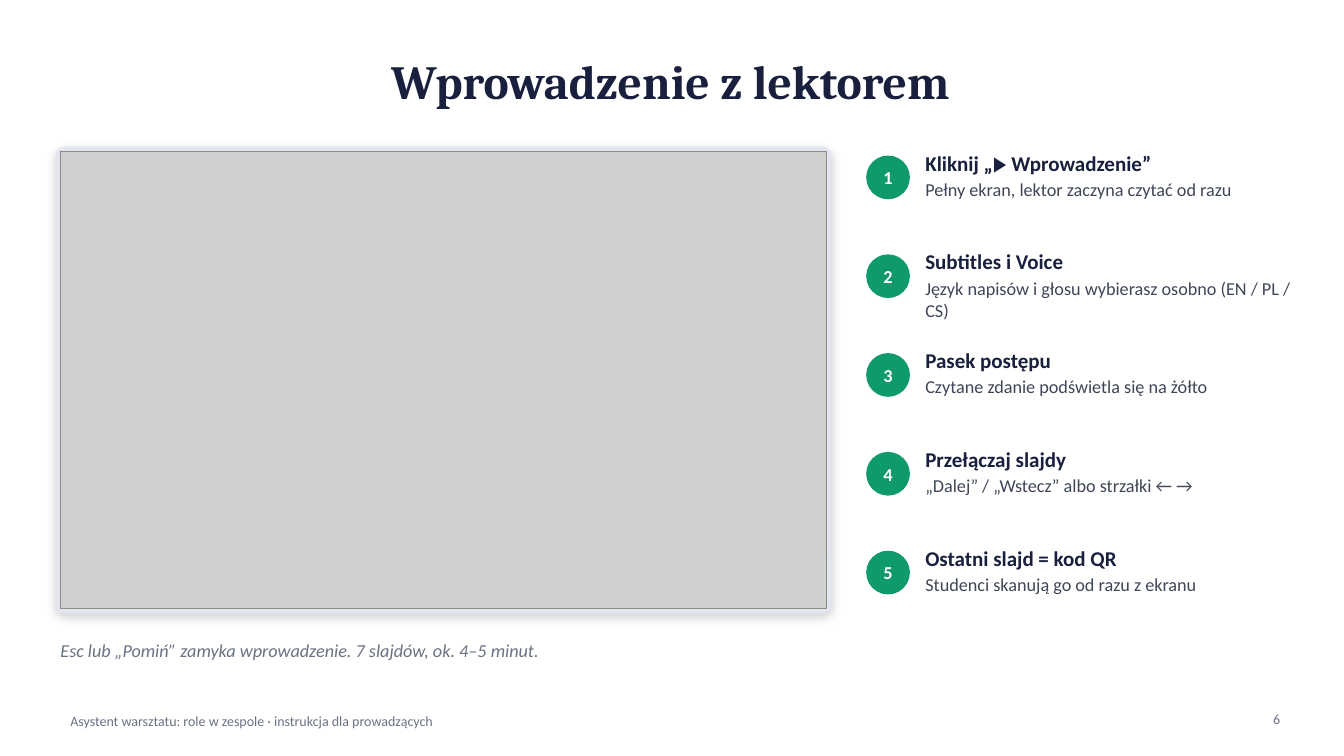
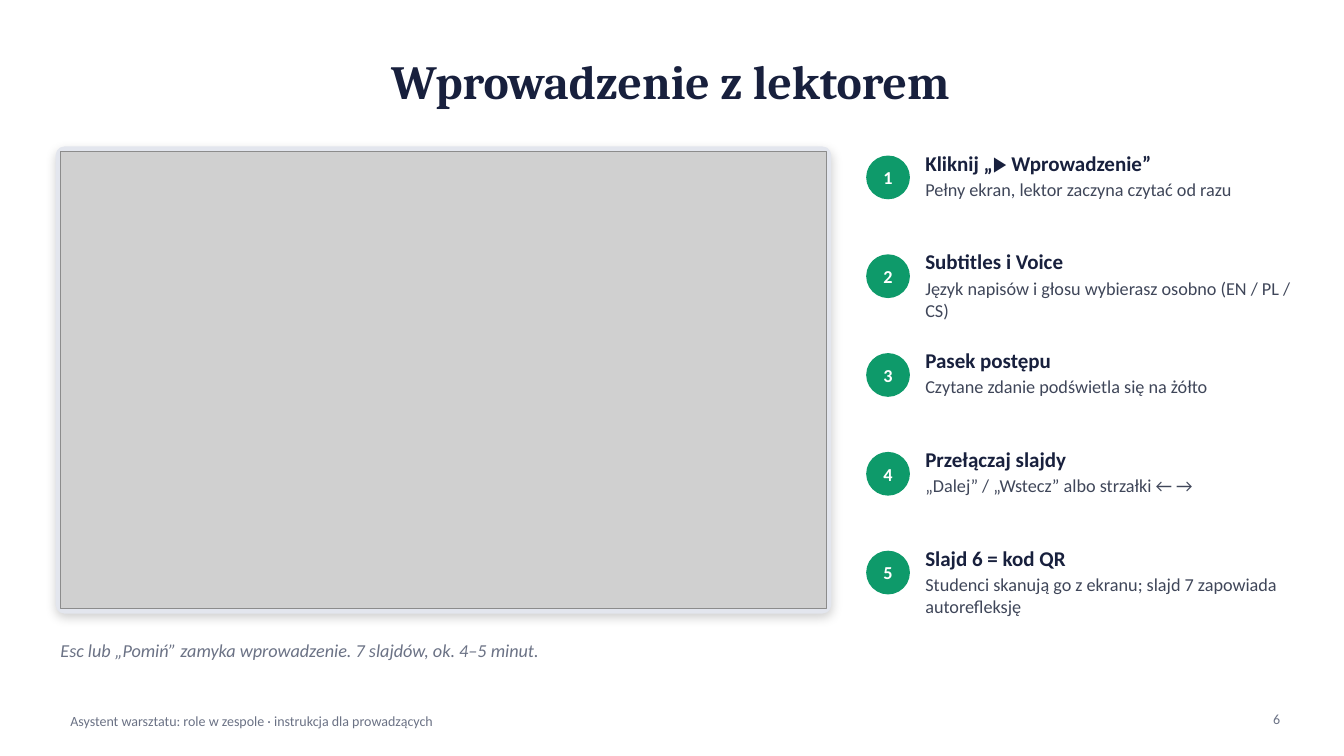
Before and after one commit to lwawrzynek/team-roles-workshop, a slide deck: slide 6 of Instrukcja-dla-prowadzacych.pptx. Drawn at 1344x756 pixels with LibreOffice and Linux fonts; fonts in the diff are those of the drawing; grey boxes stand for pictures. Boxes give left, top, right and bottom in pixels: in the first picture for what was removed or moved away, otherwise in the second. Text is boxed around its words. In the diff, an @@ line names an element or a change of style, - is before the commit and + after.

```diff
--- a/Instrukcja-dla-prowadzacych.pptx
+++ b/Instrukcja-dla-prowadzacych.pptx
@@ text at (925, 551, 1277, 616): text changed @@
-Ostatni slajd = kod QR
-Studenci skanują go od razu z ekranu
+Slajd 6 = kod QR
+Studenci skanują go z ekranu; slajd 7 zapowiada autorefleksję
```
Also in this commit, not shown: 2 other slides changed, 1 other file.
